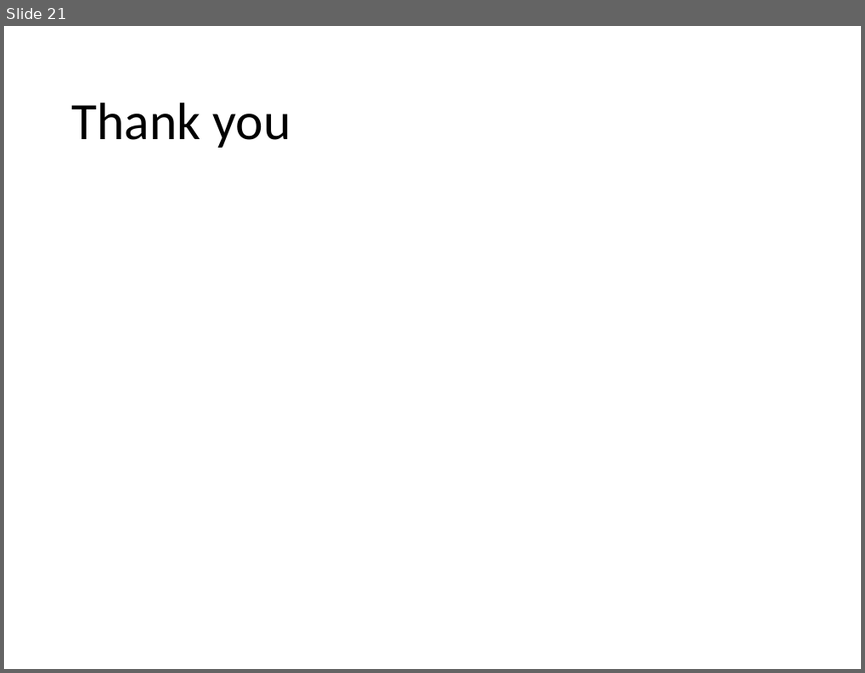
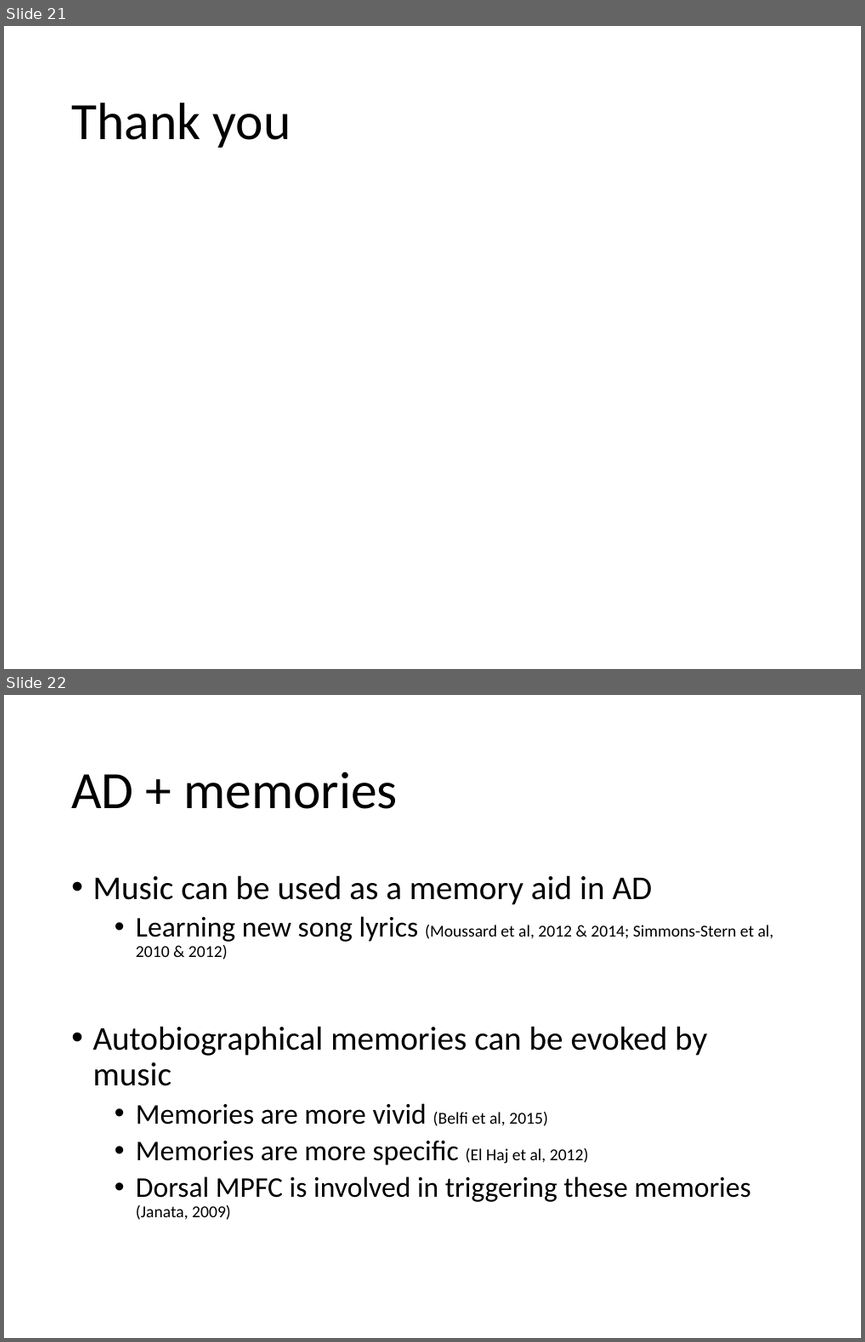
Before and after one commit to asternin/PhDProject, a slide deck: Meetings/2017.05.10-Grahn+KohlerPresentation.pptx. Shown one above the other, each under a label of ours: slide 21 before the commit, slides 21 and 22 after it. The pictures are 865x673 and 865x1342 pixels, drawn with LibreOffice and Linux fonts; fonts in the diff are those of the drawing. Boxes give left, top, right and bottom in pixels: in the first picture for what was removed or moved away, otherwise in the second. Text is boxed around its words. In the diff, an @@ line names an element or a change of style, - is before the commit and + after.

```diff
--- a/Meetings/2017.05.10-Grahn+KohlerPresentation.pptx
+++ b/Meetings/2017.05.10-Grahn+KohlerPresentation.pptx
@@ slide 22 added at [4,695,861,1338], background #FFFFFF @@
@@ title added at [71,771,398,809], 44 pt, text #000000 @@
+AD + memories
@@ text added at [93,875,774,1219], 24 pt, text #000000 @@
+• Music can be used as a memory aid in AD
+  • Learning new song lyrics (Moussard et al, 2012 & 2014; Simmons-Stern et al, 2010 & 2012)
+• Autobiographical memories can be evoked by music
+  • Memories are more vivid (Belfi et al, 2015)
+  • Memories are more specific (El Haj et al, 2012)
+  • Dorsal MPFC is involved in triggering these memories (Janata, 2009)
```
Also in this commit, not shown: 8 slides changed.
